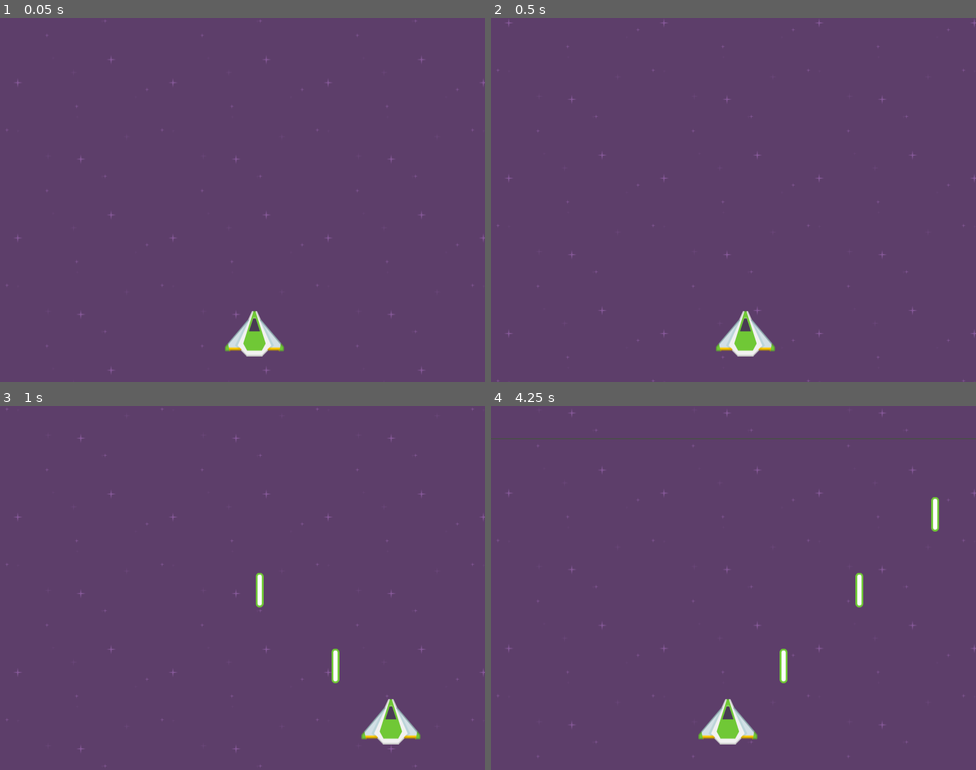
Above: before the commit, frames 1-4 (two rows, left to right).
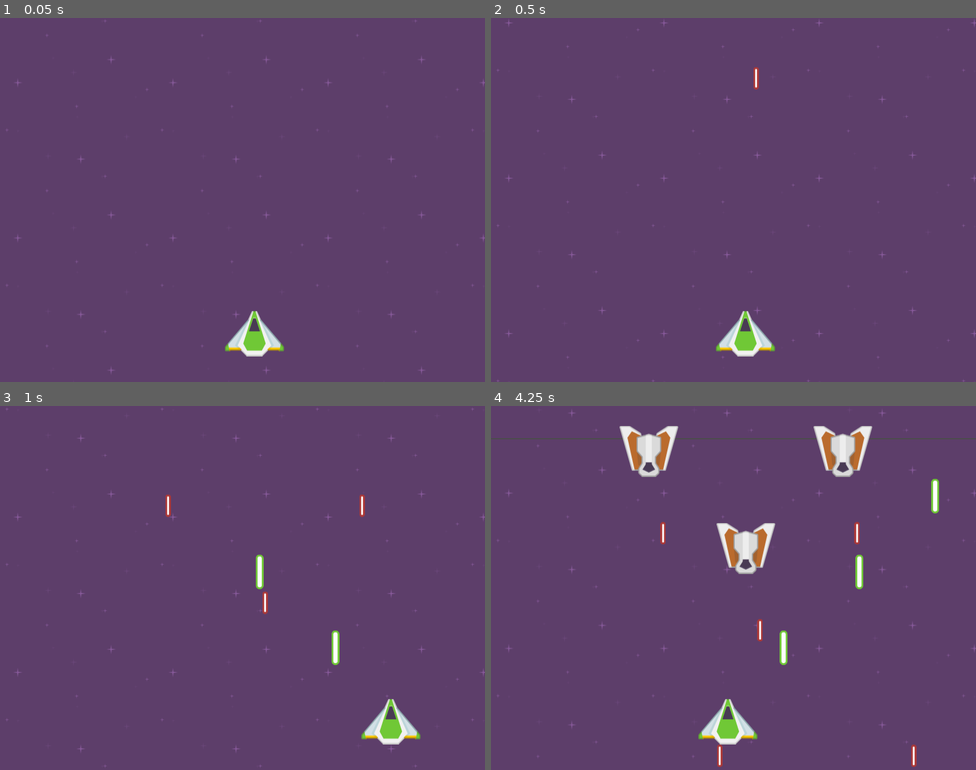
Above: after the commit, the same moments.

Repository: reyabreu/space-attack
Game: Godot game, scene res://scenes/Main.tscn
Two runs of this game, one before a commit and one after it. Both use one fixed random seed, a clock stepped at 60 frames per second and the inputs below.
Inputs:
- Up to frame 1 (0.05 s): no input
- Up to frame 2 (0.5 s): no input
- Up to frame 3 (1 s): hold Right (player_right) from 0.53 s (still down); hold Ctrl (player_shoot) from 0.53 s (still down)
- Up to frame 4 (4.25 s): release Right (player_right) at 1.28 s; release Ctrl (player_shoot) at 1.28 s; hold Left (player_left) 1.28-2.03 s; tap Ctrl (player_shoot) at 1.35, 2.85 s; hold Ctrl (player_shoot) 2.03-2.78 s; hold Right (player_right) 2.03-3.53 s; hold Left (player_left) from 3.53 s (still down); hold Ctrl (player_shoot) from 3.53 s (still down)

Frame 1 is identical in both runs. In frame 2, less than 0.1% of the frame differs, in the area x 54-56%, y 13-20%; in frame 3, 0.6%; in frame 4, 4.2%, in the area x 26-93%, y 5-100%.

Commit message:
finished game dev

Diff:
--- a/default_env.tres
+++ b/default_env.tres
@@ -1,5 +1,100 @@
 [gd_resource type="Environment" load_steps=2 format=2]
+
 [sub_resource type="ProceduralSky" id=1]
+
+radiance_size = 4
+sky_top_color = Color( 0.0470588, 0.454902, 0.976471, 1 )
+sky_horizon_color = Color( 0.556863, 0.823529, 0.909804, 1 )
+sky_curve = 0.25
+sky_energy = 1.0
+ground_bottom_color = Color( 0.101961, 0.145098, 0.188235, 1 )
+ground_horizon_color = Color( 0.482353, 0.788235, 0.952941, 1 )
+ground_curve = 0.01
+ground_energy = 1.0
+sun_color = Color( 1, 1, 1, 1 )
+sun_latitude = 35.0
+sun_longitude = 0.0
+sun_angle_min = 1.0
+sun_angle_max = 100.0
+sun_curve = 0.05
+sun_energy = 16.0
+texture_size = 2
+
 [resource]
+
 background_mode = 2
 background_sky = SubResource( 1 )
+background_sky_custom_fov = 0.0
+background_color = Color( 0, 0, 0, 1 )
+background_energy = 1.0
+background_canvas_max_layer = 0
+ambient_light_color = Color( 0, 0, 0, 1 )
+ambient_light_energy = 1.0
+ambient_light_sky_contribution = 1.0
+fog_enabled = false
+fog_color = Color( 0.5, 0.6, 0.7, 1 )
+fog_sun_color = Color( 1, 0.9, 0.7, 1 )
+fog_sun_amount = 0.0
+fog_depth_enabled = true
+fog_depth_begin = 10.0
+fog_depth_curve = 1.0
+fog_transmit_enabled = false
+fog_transmit_curve = 1.0
+fog_height_enabled = false
+fog_height_min = 0.0
+fog_height_max = 100.0
+fog_height_curve = 1.0
+tonemap_mode = 0
+tonemap_exposure = 1.0
+tonemap_white = 1.0
+auto_exposure_enabled = false
+auto_exposure_scale = 0.4
+auto_exposure_min_luma = 0.05
+auto_exposure_max_luma = 8.0
+auto_exposure_speed = 0.5
+ss_reflections_enabled = false
+ss_reflections_max_steps = 64
+ss_reflections_fade_in = 0.15
+ss_reflections_fade_out = 2.0
+ss_reflections_depth_tolerance = 0.2
+ss_reflections_roughness = true
+ssao_enabled = false
+ssao_radius = 1.0
+ssao_intensity = 1.0
+ssao_radius2 = 0.0
+ssao_intensity2 = 1.0
+ssao_bias = 0.01
+ssao_light_affect = 0.0
+ssao_color = Color( 0, 0, 0, 1 )
+ssao_quality = 0
+ssao_blur = 3
+ssao_edge_sharpness = 4.0
+dof_blur_far_enabled = false
+dof_blur_far_distance = 10.0
+dof_blur_far_transition = 5.0
+dof_blur_far_amount = 0.1
+dof_blur_far_quality = 1
+dof_blur_near_enabled = false
+dof_blur_near_distance = 2.0
+dof_blur_near_transition = 1.0
+dof_blur_near_amount = 0.1
+dof_blur_near_quality = 1
+glow_enabled = false
+glow_levels/1 = false
+glow_levels/2 = false
+glow_levels/3 = true
+glow_levels/4 = false
+glow_levels/5 = true
+glow_levels/6 = false
+glow_levels/7 = false
+glow_intensity = 0.8
+glow_strength = 1.0
+glow_bloom = 0.0
+glow_blend_mode = 2
+glow_hdr_threshold = 1.0
+glow_hdr_scale = 2.0
+glow_bicubic_upscale = false
+adjustment_enabled = false
+adjustment_brightness = 1.0
+adjustment_contrast = 1.0
+adjustment_saturation = 1.0
--- a/project.godot
+++ b/project.godot
@@ -30,6 +30,7 @@
  ]
 player_shoot=[ Object(InputEventKey,"resource_local_to_scene":false,"resource_name":"","device":0,"alt":false,"shift":false,"control":false,"meta":false,"command":false,"pressed":false,"scancode":16777238,"unicode":0,"echo":false,"script":null)
 , Object(InputEventJoypadButton,"resource_local_to_scene":false,"resource_name":"","device":0,"button_index":0,"pressure":0.0,"pressed":false,"script":null)
+, Object(InputEventKey,"resource_local_to_scene":false,"resource_name":"","device":0,"alt":false,"shift":false,"control":false,"meta":false,"command":false,"pressed":false,"scancode":32,"unicode":0,"echo":false,"script":null)
  ]
 
 [rendering]
--- a/scenes/Background.tscn
+++ b/scenes/Background.tscn
@@ -8,6 +8,9 @@
 z_index = -10
 script = ExtResource( 1 )
 _sections_unfolded = [ "Z Index" ]
+__meta__ = {
+"_edit_group_": true
+}
 
 [node name="BottomBackground" type="Node2D" parent="." index="0"]
 
--- a/scenes/Enemy.tscn
+++ b/scenes/Enemy.tscn
@@ -9,7 +9,9 @@
 custom_solver_bias = 0.0
 extents = Vector2( 40, 40 )
 
-[node name="Enemy" type="Area2D" index="0"]
+[node name="Enemy" type="Area2D" groups=[
+"Enemies",
+]]
 
 input_pickable = true
 gravity_vec = Vector2( 0, 1 )
@@ -34,11 +36,15 @@
 
 shape = SubResource( 1 )
 
-[node name="Timer" type="Timer" parent="." index="2"]
+[node name="ShootTimer" type="Timer" parent="." index="2"]
 
 process_mode = 1
 wait_time = 1.0
-one_shot = false
+one_shot = true
 autostart = false
 
-[connection signal="timeout" from="Timer" to="." method="_on_Timer_timeout"]
+[node name="CannonPosition" type="Position2D" parent="." index="3"]
+
+position = Vector2( 0, 30 )
+
+[connection signal="timeout" from="ShootTimer" to="." method="_on_Timer_timeout"]
--- a/scenes/EnemyProjectile.tscn
+++ b/scenes/EnemyProjectile.tscn
@@ -9,7 +9,7 @@
 radius = 4.71582
 height = 28.3462
 
-[node name="EnemyProjectile" type="Area2D" index="0"]
+[node name="EnemyProjectile" type="Area2D"]
 
 input_pickable = true
 gravity_vec = Vector2( 0, 1 )
--- /dev/null
+++ b/scenes/Formation.tscn
@@ -0,0 +1,33 @@
+[gd_scene load_steps=3 format=2]
+
+[ext_resource path="res://scripts/Formation.gd" type="Script" id=1]
+[ext_resource path="res://scenes/Enemy.tscn" type="PackedScene" id=2]
+
+[node name="Formation" type="Node2D"]
+
+script = ExtResource( 1 )
+_sections_unfolded = [ "Material", "Pause", "Transform", "Visibility", "Z Index" ]
+__meta__ = {
+"_edit_group_": true
+}
+speed = 100
+
+[node name="Enemy" parent="." index="0" instance=ExtResource( 2 )]
+
+_sections_unfolded = [ "Audio Bus", "Collision", "Material", "Pause", "Pickable", "Transform", "Visibility", "Z Index" ]
+
+[node name="Enemy2" parent="." index="1" instance=ExtResource( 2 )]
+
+position = Vector2( -160, -160 )
+_sections_unfolded = [ "Audio Bus", "Collision", "Material", "Pause", "Pickable", "Transform", "Visibility", "Z Index" ]
+
+[node name="Enemy3" parent="." index="2" instance=ExtResource( 2 )]
+
+position = Vector2( 160, -160 )
+_sections_unfolded = [ "Transform" ]
+
+[connection signal="on_defeated" from="Enemy" to="." method="_on_Enemy_on_defeated"]
+
+[connection signal="on_defeated" from="Enemy2" to="." method="_on_Enemy_on_defeated"]
+
+[connection signal="on_defeated" from="Enemy3" to="." method="_on_Enemy_on_defeated"]
--- a/scenes/Main.tscn
+++ b/scenes/Main.tscn
@@ -1,14 +1,24 @@
-[gd_scene load_steps=4 format=2]
+[gd_scene load_steps=6 format=2]
 
 [ext_resource path="res://scenes/Background.tscn" type="PackedScene" id=1]
 [ext_resource path="res://scenes/Player.tscn" type="PackedScene" id=2]
 [ext_resource path="res://scenes/PlayerProjectile.tscn" type="PackedScene" id=3]
+[ext_resource path="res://scripts/Spawner.gd" type="Script" id=4]
+[ext_resource path="res://scenes/Formation.tscn" type="PackedScene" id=5]
 
-[node name="Main" type="Node" index="0"]
+[node name="Main" type="Node"]
 
 [node name="Background" parent="." index="0" instance=ExtResource( 1 )]
 
 [node name="Player" parent="." index="1" instance=ExtResource( 2 )]
 
 position = Vector2( 420, 520 )
+z_index = -5
+_sections_unfolded = [ "Transform", "Z Index" ]
 projectile = ExtResource( 3 )
+health = 100
+
+[node name="Spawner" type="Node" parent="." index="2"]
+
+script = ExtResource( 4 )
+formation = ExtResource( 5 )
--- a/scenes/Player.tscn
+++ b/scenes/Player.tscn
@@ -1,7 +1,8 @@
-[gd_scene load_steps=4 format=2]
+[gd_scene load_steps=5 format=2]
 
 [ext_resource path="res://scripts/Player.gd" type="Script" id=1]
-[ext_resource path="res://sprites/playerShip3_green.png" type="Texture" id=2]
+[ext_resource path="res://scenes/PlayerProjectile.tscn" type="PackedScene" id=2]
+[ext_resource path="res://sprites/playerShip3_green.png" type="Texture" id=3]
 
 [sub_resource type="CircleShape2D" id=1]
 
@@ -15,12 +16,16 @@
 collision_mask = 1
 collision/safe_margin = 0.08
 script = ExtResource( 1 )
-_sections_unfolded = [ "Transform" ]
-projectile = null
+_sections_unfolded = [ "Collision", "Material", "Pause", "Pickable", "Transform", "Visibility", "Z Index", "collision" ]
+__meta__ = {
+"_edit_group_": true
+}
+projectile = ExtResource( 2 )
+health = 20
 
 [node name="Sprite" type="Sprite" parent="." index="0"]
 
-texture = ExtResource( 2 )
+texture = ExtResource( 3 )
 
 [node name="CollisionShape2D" type="CollisionShape2D" parent="." index="1"]
 
@@ -28,11 +33,24 @@
 shape = SubResource( 1 )
 _sections_unfolded = [ "Transform" ]
 
-[node name="Timer" type="Timer" parent="." index="2"]
+[node name="ShootTimer" type="Timer" parent="." index="2"]
 
 process_mode = 1
 wait_time = 0.25
 one_shot = false
 autostart = false
 
-[connection signal="timeout" from="Timer" to="." method="_on_Timer_timeout"]
+[node name="CannonPosition" type="Position2D" parent="." index="3"]
+
+position = Vector2( 0, -30 )
+
+[node name="RestartTimer" type="Timer" parent="." index="4"]
+
+process_mode = 1
+wait_time = 2.0
+one_shot = true
+autostart = false
+
+[connection signal="timeout" from="ShootTimer" to="." method="_on_Timer_timeout"]
+
+[connection signal="timeout" from="RestartTimer" to="." method="_on_RestartTimer_timeout"]
--- a/scenes/PlayerProjectile.tscn
+++ b/scenes/PlayerProjectile.tscn
@@ -9,7 +9,7 @@
 radius = 6.74572
 height = 43.4326
 
-[node name="PlayerProjectile" type="Area2D" index="0"]
+[node name="PlayerProjectile" type="Area2D"]
 
 z_index = -5
 input_pickable = true
@@ -21,6 +21,9 @@
 audio_bus_name = "Master"
 script = ExtResource( 1 )
 _sections_unfolded = [ "Z Index" ]
+__meta__ = {
+"_edit_group_": true
+}
 speed = 500
 damage = 10
 
@@ -36,4 +39,6 @@
 
 rect = Rect2( -10, -10, 20, 20 )
 
+[connection signal="tree_exited" from="." to="." method="_on_PlayerProjectile_tree_exited"]
+
 [connection signal="screen_exited" from="VisibilityNotifier2D" to="." method="_on_VisibilityNotifier2D_screen_exited"]
--- a/scripts/Enemy.gd
+++ b/scripts/Enemy.gd
@@ -1,7 +1,10 @@
 extends Area2D
 
-onready var timer = $Timer
+signal on_defeated
+
+onready var shoot_timer = $ShootTimer
 onready var collision_shape = $CollisionShape2D
+onready var cannon_position = $CannonPosition
 
 export (int) var speed = 50
 export (int) var health = 30
@@ -10,15 +13,19 @@
 var is_dead = false
 var can_shoot = true
 
-func _ready():
-	pass
+func _process(delta):
+	if can_shoot and !is_dead:
+		_shoot()
 
-func _process(delta):
-	if can_shoot:
-		shoot()
+func _shoot():
+	var new_projectile = projectile.instance()
+	new_projectile.position = get_global_transform() * cannon_position.position
+	get_tree().get_root().add_child(new_projectile)
+	can_shoot = false
+	shoot_timer.start()
 
 func _on_Timer_timeout():
-	pass # replace with function body
+	can_shoot = true
 
 func add_damage(damage):
 	health -= damage
@@ -26,3 +33,4 @@
 		is_dead = true
 		collision_shape.queue_free()
 		hide()
+		emit_signal("on_defeated")
--- a/scripts/EnemyProjectile.gd
+++ b/scripts/EnemyProjectile.gd
@@ -4,11 +4,16 @@
 export (int) var damage = 10
 
 func _ready():
-	connect("area_entered", self, "_on_area_entered")
+	z_index = -5
+	connect("body_entered", self, "_on_body_entered")
+
+func _process(delta):
+	position.y += speed * delta
 
 func _on_VisibilityNotifier2D_screen_exited():
 	queue_free()
 
-func _on_area_entered(area):
-	if area.name == "Player":
-		area.add_damage(damage)
+func _on_body_entered(body):
+	if body.name == "Player":
+		body.add_damage(damage)
+		queue_free()
--- /dev/null
+++ b/scripts/Formation.gd
@@ -0,0 +1,47 @@
+extends Node2D
+
+signal on_defeated
+
+const OFFSET = 100
+
+export (int) var speed = 100
+
+var attack_position_y
+var left_bound
+var right_bound
+var is_in_position = false
+var direction = 1
+var formation_size
+
+func _ready():
+	attack_position_y = rand_range(200, get_viewport_rect().size.y / 2)
+	left_bound = position.x - OFFSET
+	right_bound = position.x + OFFSET
+	direction = 1 if rand_range(0, 100) > 50 else -1
+	formation_size = get_children().size()
+
+func _process(delta):
+	_move_to_attack_position(delta)
+	position.x += speed * direction * delta
+	if position.x < left_bound:
+		direction = 1
+	elif position.x > right_bound:
+		direction = -1
+
+func _move_to_attack_position(delta):
+	if is_in_position:
+		return
+	# moves downward until it reaches attack position and halts
+	position.y += speed * delta
+	if position.y >= attack_position_y:
+		position.y = attack_position_y
+		is_in_position = true
+
+func _formation_defeated():
+	emit_signal("on_defeated")
+	queue_free()
+
+func _on_Enemy_on_defeated():
+	formation_size -= 1
+	if formation_size <= 0:
+		_formation_defeated()
--- a/scripts/Player.gd
+++ b/scripts/Player.gd
@@ -4,9 +4,13 @@
 const OFFSET = 10
 
 export(PackedScene) var projectile
+export (int) var health = 100
 
 onready var sprite = $Sprite
-onready var timer = $Timer
+onready var shoot_timer = $ShootTimer
+onready var cannon_position = $CannonPosition
+onready var collision_shape = $CollisionShape2D
+onready var restart_timer = $RestartTimer
 
 var screen_width
 var player_deadband
@@ -17,22 +21,35 @@
 	player_deadband = (sprite.texture.get_width() * scale.x) / 2 + OFFSET
 
 func _process(delta):
+	if not is_visible_in_tree():
+		return
 	if Input.is_action_pressed("player_left"):
 		position.x -= SPEED * delta
 	elif Input.is_action_pressed("player_right"):
 		position.x += SPEED * delta
 	if Input.is_action_pressed("player_shoot") and can_shoot:
 		var new_projectile = projectile.instance()
+		var local_pos = cannon_position.position
+		new_projectile.position = get_global_transform() * local_pos
 		get_parent().add_child(new_projectile)
-		new_projectile.position = position
 		can_shoot = false;
-		timer.start()
+		shoot_timer.start()
+		print("projectile [%d] at pos: %s" % [new_projectile.get_instance_id(), new_projectile.position])
 
 	position.x = clamp(position.x, player_deadband, screen_width - player_deadband)
 
 func _on_Timer_timeout():
 	can_shoot = true
-	timer.stop()
+	shoot_timer.stop()
 
 func add_damage(damage):
-	pass
+	health -= damage
+	if health <= 0:
+		collision_shape.disabled = true
+		hide()
+		restart_timer.start()
+
+func _on_RestartTimer_timeout():
+	health = 20
+	show()
+	collision_shape.disabled = false
--- a/scripts/PlayerProjectile.gd
+++ b/scripts/PlayerProjectile.gd
@@ -4,6 +4,7 @@
 export var damage = 10
 
 func _ready():
+	z_index = -5
 	connect("area_entered", self, "_on_area_entered")
 
 func _process(delta):
@@ -16,3 +17,6 @@
 
 func _on_VisibilityNotifier2D_screen_exited():
 	queue_free()
+
+func _on_PlayerProjectile_tree_exited():
+	print("projectile [%d] has been destroyed" % get_instance_id())
--- /dev/null
+++ b/scripts/Spawner.gd
@@ -0,0 +1,23 @@
+extends Node
+
+const SPAWN_OFFSET = 100
+
+export (PackedScene) var formation
+
+var screen_centre
+
+func _ready():
+	randomize()
+	screen_centre = get_viewport().get_visible_rect().size.x / 2
+	_spawn_formation()
+
+func _spawn_formation():
+	var position_x = rand_range(screen_centre - SPAWN_OFFSET, screen_centre + SPAWN_OFFSET)
+	var position_y = -150
+	var new_formation = formation.instance()
+	new_formation.position = Vector2(position_x, position_y)
+	new_formation.connect("on_defeated", self, "_on_formation_defeated")
+	add_child(new_formation)
+
+func _on_formation_defeated():
+	_spawn_formation()
